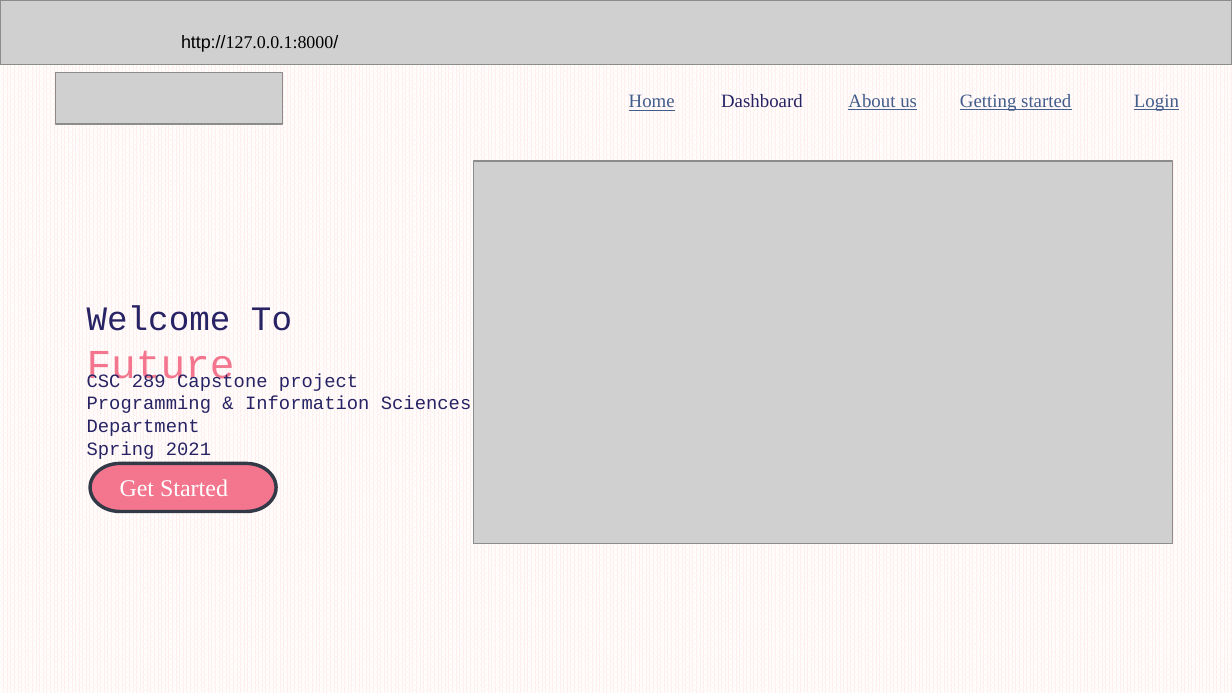
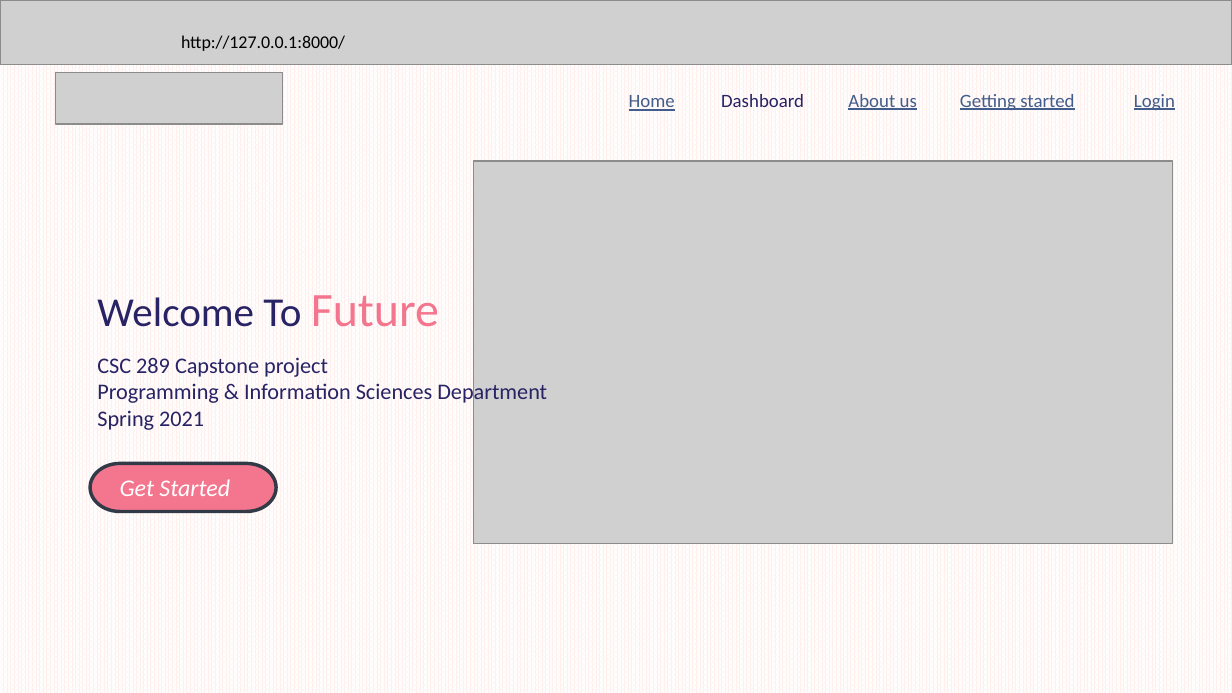
Before and after one commit to AnjaliSharma2023/Web-Application, a slide deck: slide 1 of resources/glucocheck-Demo2.pptx. Drawn at 1232x693 pixels with LibreOffice and Linux fonts; fonts in the diff are those of the drawing; grey boxes stand for pictures. Boxes give left, top, right and bottom in pixels: in the first picture for what was removed or moved away, otherwise in the second. Text is boxed around its words. In the diff, an @@ line names an element or a change of style, - is before the commit and + after.

```diff
--- a/resources/glucocheck-Demo2.pptx
+++ b/resources/glucocheck-Demo2.pptx
@@ text "http://127.0.0.1:8000/" at [181,35,345,51]: font Arial to Calibri, font Times New Roman to Calibri in "http://127.0.0.1:8000/" @@
@@ font Times New Roman to Calibri in 5 elements at [629,95,675,111], [721,94,804,107], [848,94,917,110], [1134,94,1175,110], [960,94,1074,110] @@
@@ text "Welcome To Future": place and size @@
-text "Welcome To Future" at [87,305,292,390]
+text "Welcome To Future" at [97,295,439,327]
@@ text "Welcome To Future" at [97,295,439,327]: size 20 to 24 pt in "Welcome To"; size 24 to 28 pt in "Future"; font Courier New to Calibri @@
@@ text "CSC 289 Capstone project": place and size @@
-text "CSC 289 Capstone project" at [87,374,472,459]
+text "CSC 289 Capstone project" at [97,357,547,430]
@@ text "CSC 289 Capstone project" at [97,357,547,430]: size 11 to 13 pt, font Courier New to Calibri @@
@@ text "Get Started" at [120,479,230,496]: font Times New Roman to Calibri, italic on @@
```
Also in this commit, not shown: 5 other slides changed.
